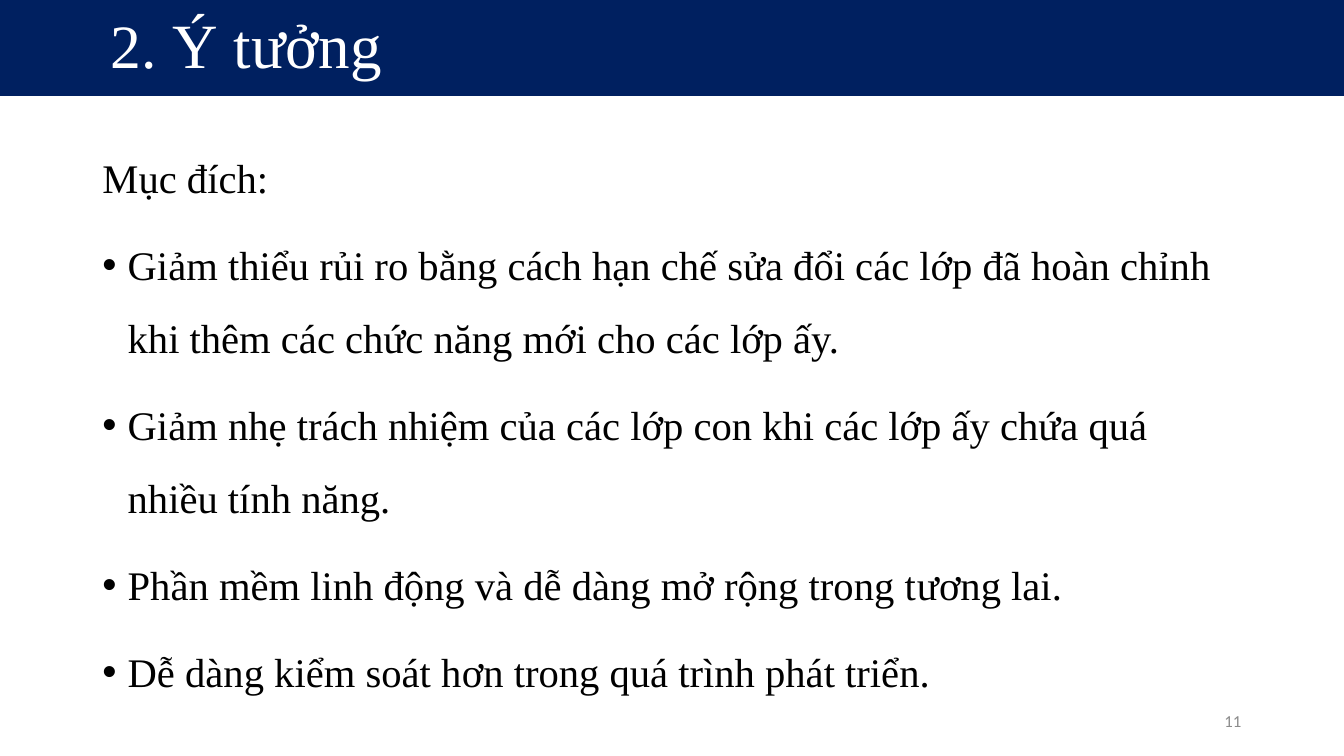
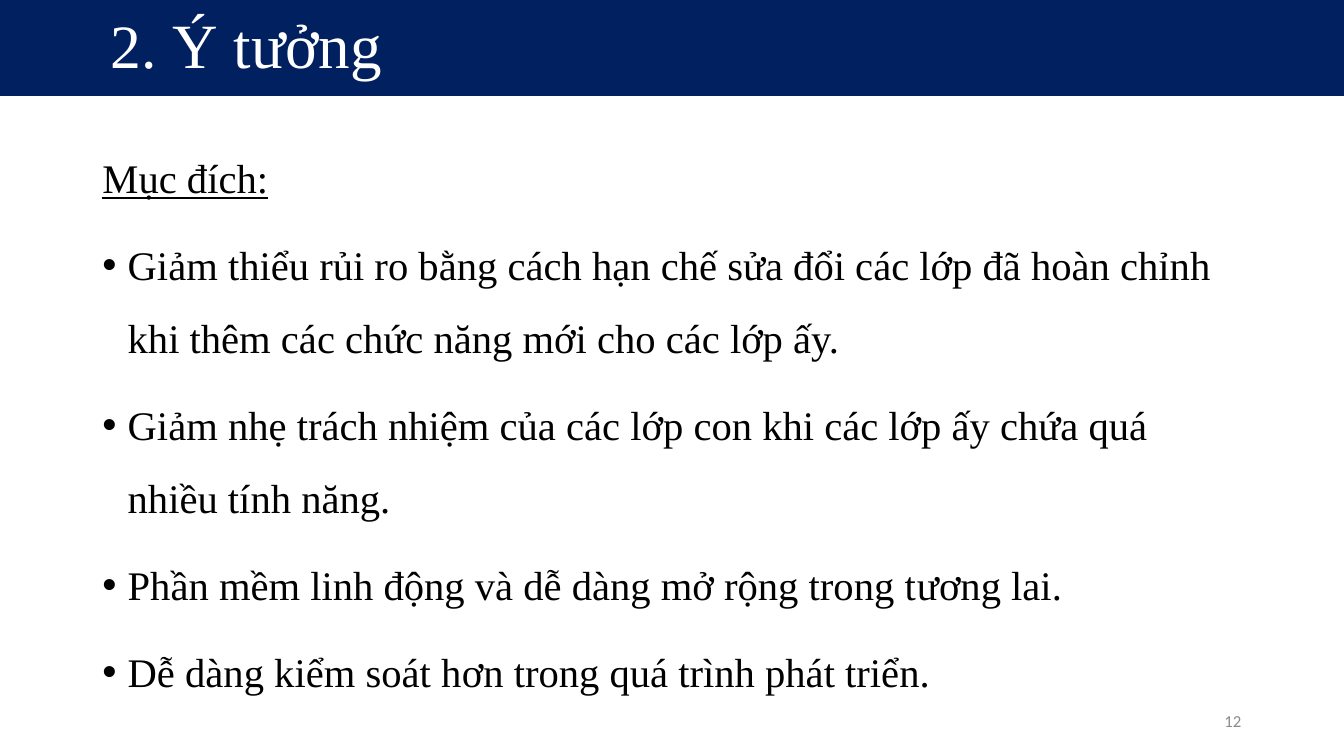
Before and after one commit to kieuconghau/lthdt-18clc1-09, a slide deck: slide 12 of Design Patterns/Design Patterns [Official]/Visitor/Visitor Design Pattern [Official].pptx (slide 11 before the commit). Drawn at 1344x756 pixels with LibreOffice and Linux fonts; fonts in the diff are those of the drawing. Boxes give left, top, right and bottom in pixels: in the first picture for what was removed or moved away, otherwise in the second. Text is boxed around its words. In the diff, an @@ line names an element or a change of style, - is before the commit and + after.

```diff
--- a/Design Patterns/Design Patterns [Official]/Visitor/Visitor Design Pattern [Official].pptx
+++ b/Design Patterns/Design Patterns [Official]/Visitor/Visitor Design Pattern [Official].pptx
@@ text at [102, 164, 268, 200]: underline on in "Mục đích:" @@
@@ page number at [1224, 716, 1241, 727]: text changed @@
-11
+12
```
Also in this commit, not shown: 12 other slides changed, 4 slides added, 3 slides removed, 3 other files.
